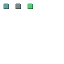
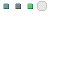
Layers edited between the first and the second 64x64 image:
painted on "Background" over [37, 1, 47, 11]
